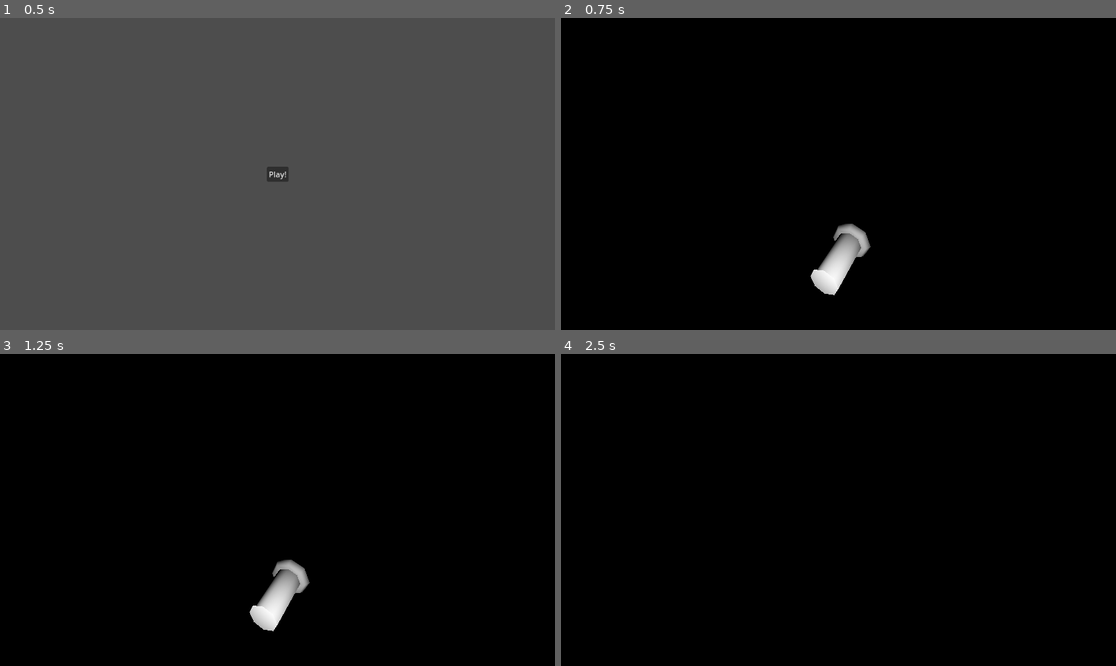
Above: before the commit, frames 1-4 (two rows, left to right).
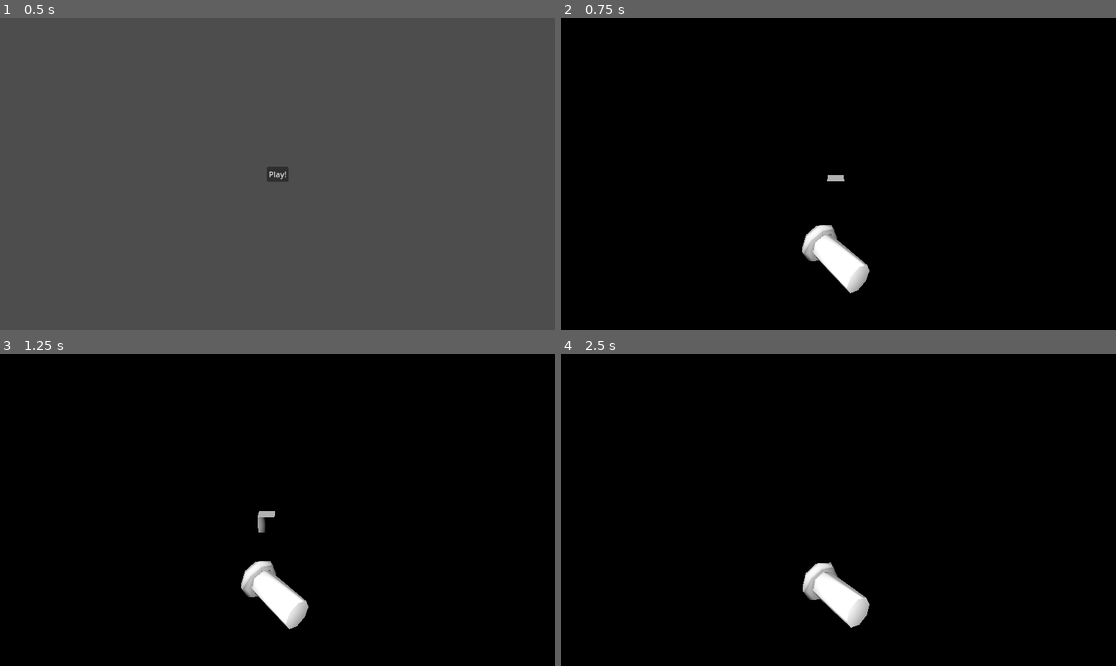
Above: after the commit, the same moments.

Repository: bsu-cs315/e3-hovell
Game: Godot game, scene res://title/title.tscn
Same seed, same stepped clock (60 frames per second), same inputs: the game is played once before the commit and once after it.
Inputs:
- Up to frame 1 (0.5 s): no input
- Up to frame 2 (0.75 s): click "Play!" at 0.5 s
- Up to frame 3 (1.25 s): no input
- Up to frame 4 (2.5 s): hold D (move_right) 1.28-2.03 s; tap Space (throw) at 1.35, 2.1 s; hold S (move_down) from 2.03 s (still down)

Frame 1 is identical in both runs. In frame 2, 2.1% of the frame differs, in the area x 43-56%, y 50-89%; in frame 3, 2.1%; in frame 4, 1.3%.

Commit message:
Add basic ghost auto movement

Diff:
--- a/project/flashlight/flashlight.gd
+++ b/project/flashlight/flashlight.gd
@@ -1,6 +1,5 @@
 class_name Flashlight
 extends RigidBody3D
 
-
 func _ready() -> void:
 	gravity_scale = 0
--- a/project/flashlight/flashlight.tscn
+++ b/project/flashlight/flashlight.tscn
@@ -21,7 +21,7 @@
 
 [node name="SpotLight3D" type="SpotLight3D" parent="."]
 transform = Transform3D(1, 0, 0, 0, 1, 0, 0, 0, 1, -1.17334e-08, 0, -1.19843)
-light_energy = 10.0
+light_energy = 50.0
 light_size = 1.0
 spot_attenuation = 0.5
-spot_angle = 20.0
+spot_angle = 40.0
--- a/project/ghost/ghost.gd
+++ b/project/ghost/ghost.gd
@@ -1,6 +1,17 @@
 class_name Ghost
 extends RigidBody3D
 
-func _on_body_entered(body: Node) -> void:
-	if body.name == "Flashlight":
+var moving_left : bool = true
+
+func _on_body_entered(_body: Node) -> void:
 		$".".queue_free()
+
+func _physics_process(delta: float) -> void:
+	if position.z < 5 and not moving_left:
+		position.z += 1 * delta
+	elif position.z >= 5 and not moving_left:
+		moving_left = true
+	elif position.z >= -5 and moving_left:
+		position.z -= 1 * delta
+	elif position.z <= -5 and moving_left:
+		moving_left = false
--- a/project/hand/hand.gd
+++ b/project/hand/hand.gd
@@ -27,11 +27,15 @@
 	elif Input.is_action_pressed("move_down"):
 		_flashlight_object.rotation_degrees.x -= 1
 
+	if _flashlight_object.position.y < -5:
+		_flashlight_object.queue_free()
+		_spawn_flashlight()
+
 func _spawn_flashlight() -> void:
 	_flashlight_object = load("res://flashlight/flashlight.tscn").instantiate()
 	get_parent().add_child(_flashlight_object)
 	_flashlight_object.global_position = global_position
-	_flashlight_object.rotation.y = -90
+	_flashlight_object.rotation.y = -70
 
 
 func _throw_flashlight() -> void:
--- a/project/level/level.tscn
+++ b/project/level/level.tscn
@@ -20,7 +20,6 @@
 
 [node name="WorldSun" type="DirectionalLight3D" parent="."]
 transform = Transform3D(-0.866023, -0.433016, 0.250001, 0, 0.499998, 0.866027, -0.500003, 0.749999, -0.43301, 0, 0, 0)
-visible = false
 light_indirect_energy = 10.0
 light_volumetric_fog_energy = 10.0
 shadow_enabled = true
